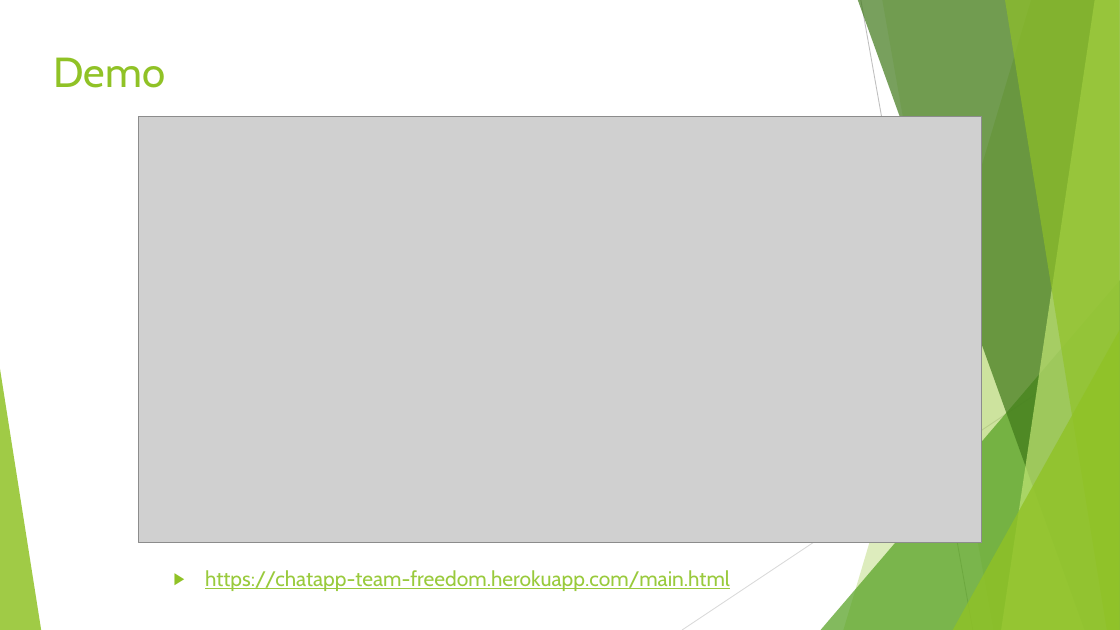
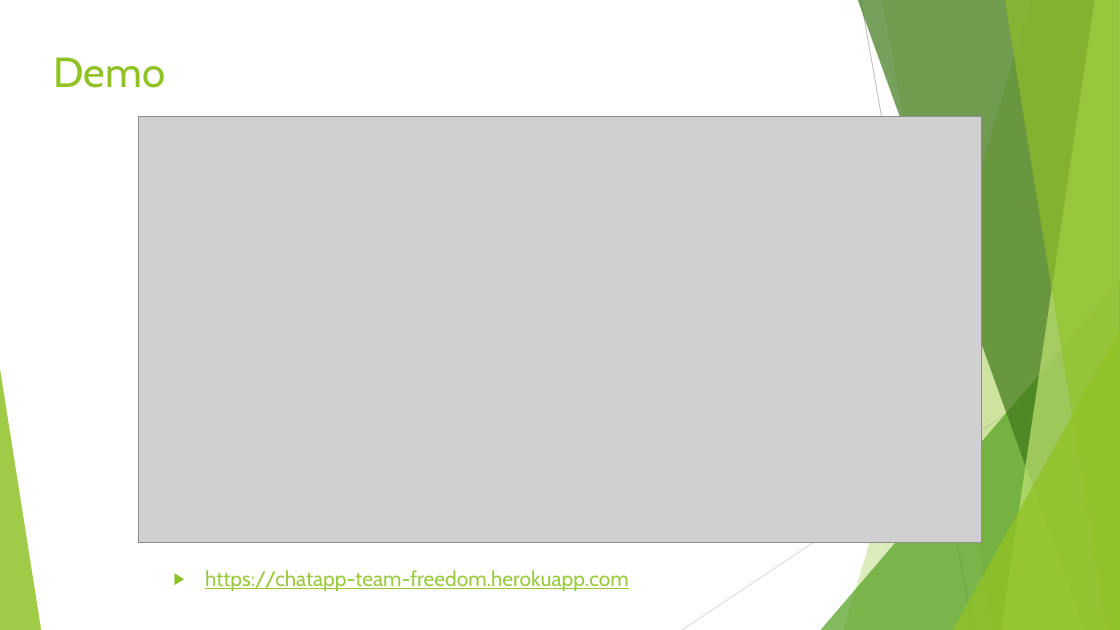
Before and after one commit to pourplusquoi/chatapp, a slide deck: slide 8 of src/main/resources/ChatApp API.pptx. Drawn at 1120x630 pixels with LibreOffice and Linux fonts; fonts in the diff are those of the drawing; grey boxes stand for pictures. Boxes give left, top, right and bottom in pixels: in the first picture for what was removed or moved away, otherwise in the second. Text is boxed around its words. In the diff, an @@ line names an element or a change of style, - is before the commit and + after.

Commit message:
updated ppt

```diff
--- a/src/main/resources/ChatApp API.pptx
+++ b/src/main/resources/ChatApp API.pptx
@@ text at <box>205,570,629,591</box>: text changed @@
-▶ https://chatapp-team-freedom.herokuapp.com/main.html
+▶ https://chatapp-team-freedom.herokuapp.com
```
